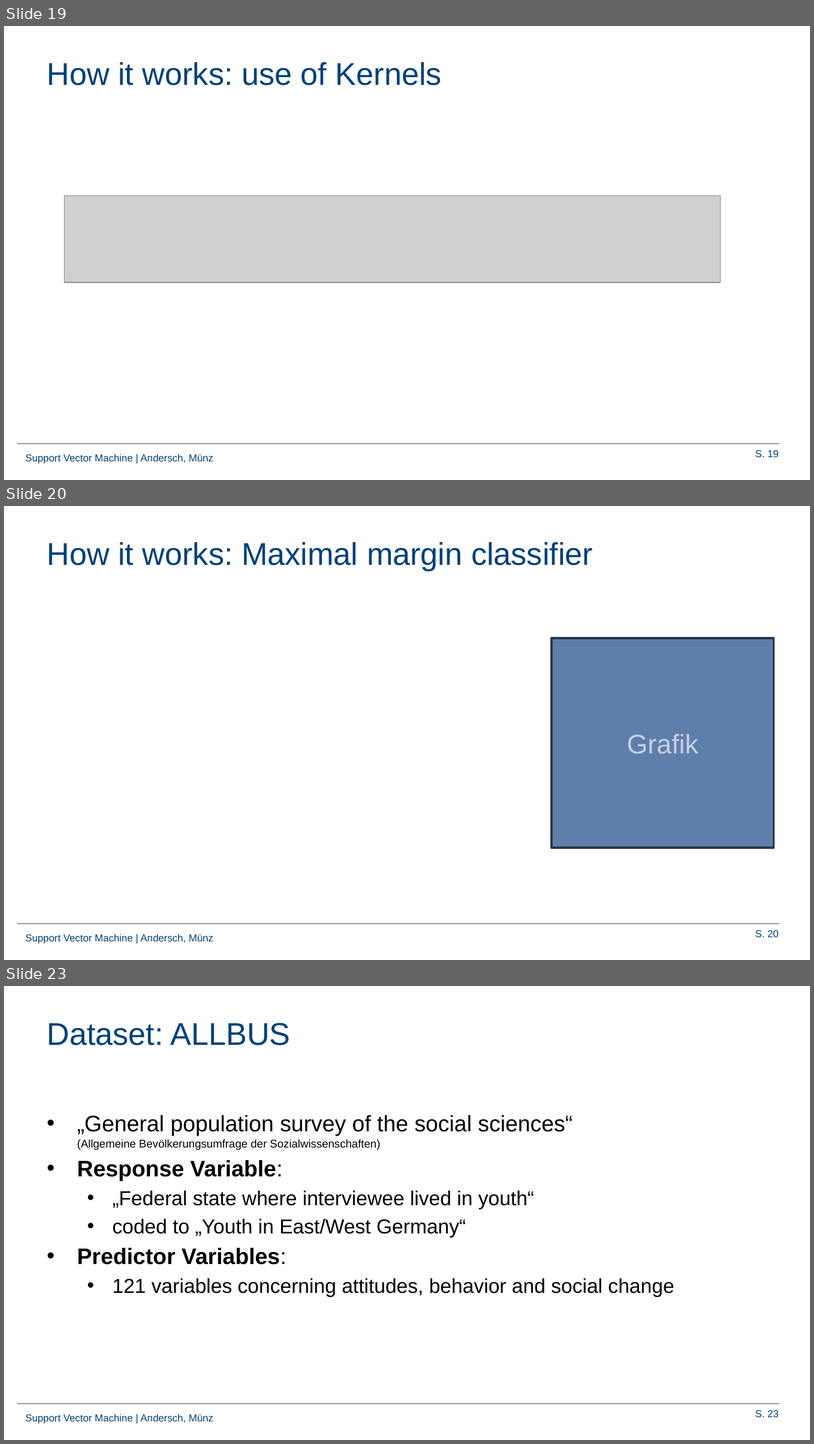
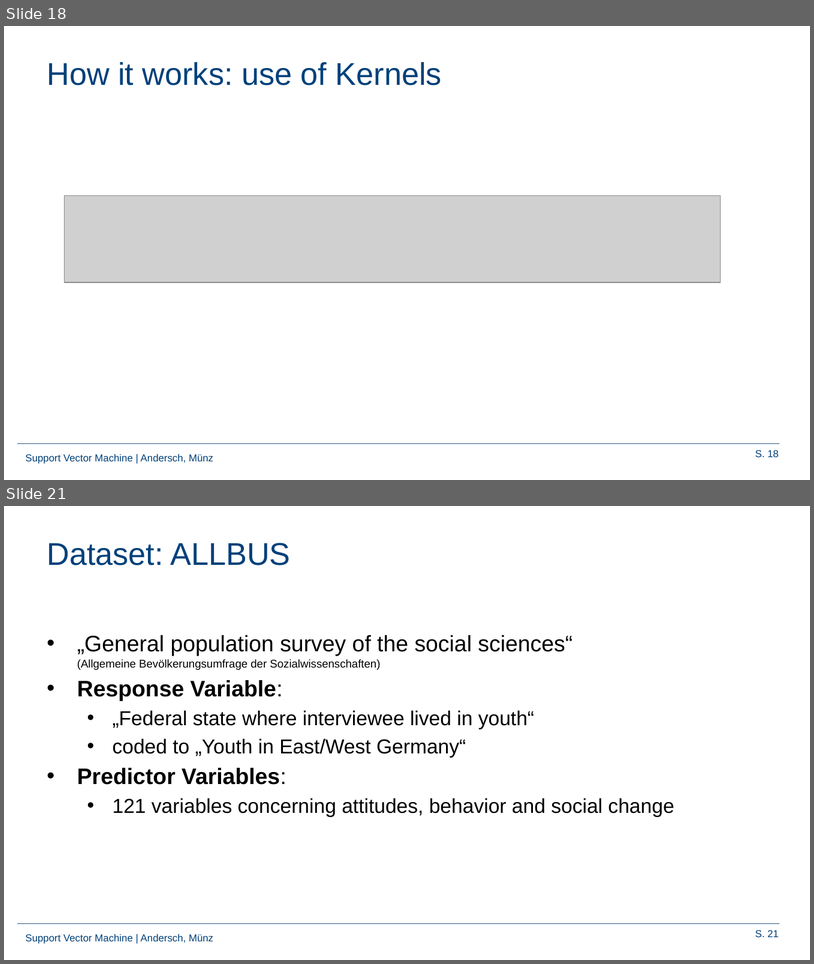
Before and after one commit to Frandersch/Statistical-Machine-Learning, a slide deck: Präsentation/Support Vector Machines.pptx. Shown one above the other, each under a label of ours: slides 19, 20 and 23 before the commit, slides 18 and 21 after it; the slides between them are not shown. The pictures are 814x1444 and 814x964 pixels, drawn with LibreOffice and Linux fonts; fonts in the diff are those of the drawing; grey boxes stand for pictures; background and template pictures are left out. Boxes give left, top, right and bottom in pixels: in the first picture for what was removed or moved away, otherwise in the second. Text is boxed around its words. In the diff, an @@ line names an element or a change of style, - is before the commit and + after.

```diff
--- a/Präsentation/Support Vector Machines.pptx
+++ b/Präsentation/Support Vector Machines.pptx
@@ slide 20 removed at (4, 506, 810, 960), background #FFFFFF; not listed: 3 template elements that a slide beside it also shows @@
@@ title removed at (47, 542, 593, 571) @@
-How it works: Maximal margin classifier
@@ rectangle removed at (552, 638, 774, 848) @@
-Grafik
@@ what was slide 19 is now slide 18 @@
@@ page number at (756, 450, 779, 457): text changed @@
-S. 19
+S. 18
@@ what was slide 23 is now slide 21 @@
@@ page number at (756, 930, 779, 937): text changed @@
-S. 23
+S. 21
```
Also in this commit, not shown: 8 slides changed, 1 slide added, 2 other slides removed, 19 other files.
